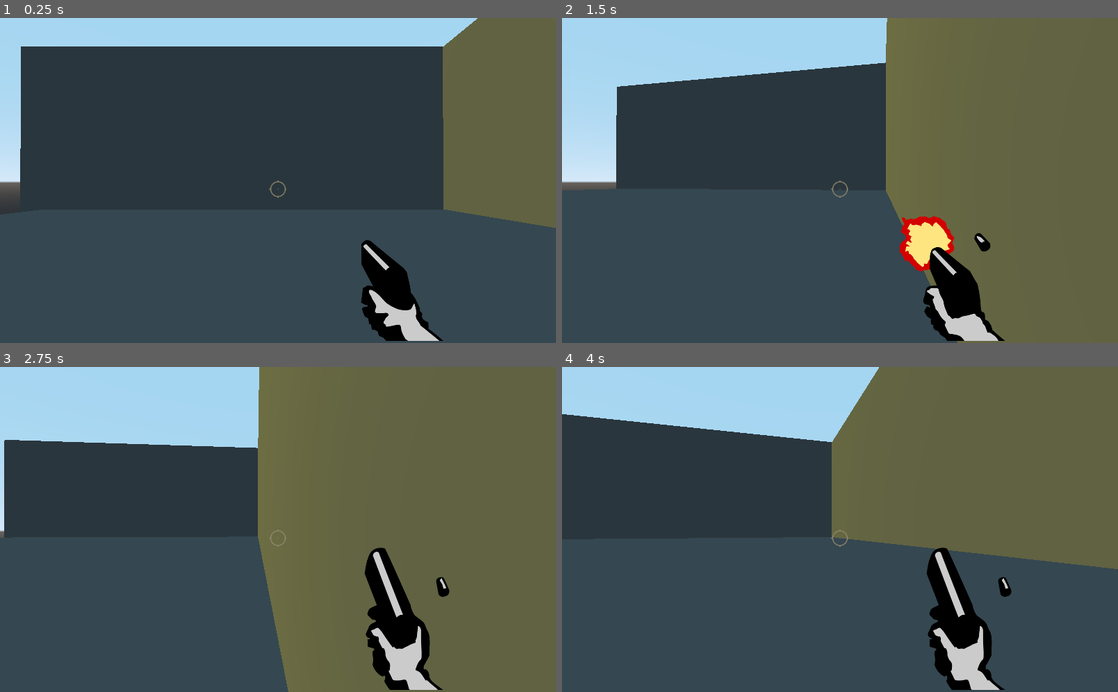
Above: before the commit, frames 1-4 (two rows, left to right).
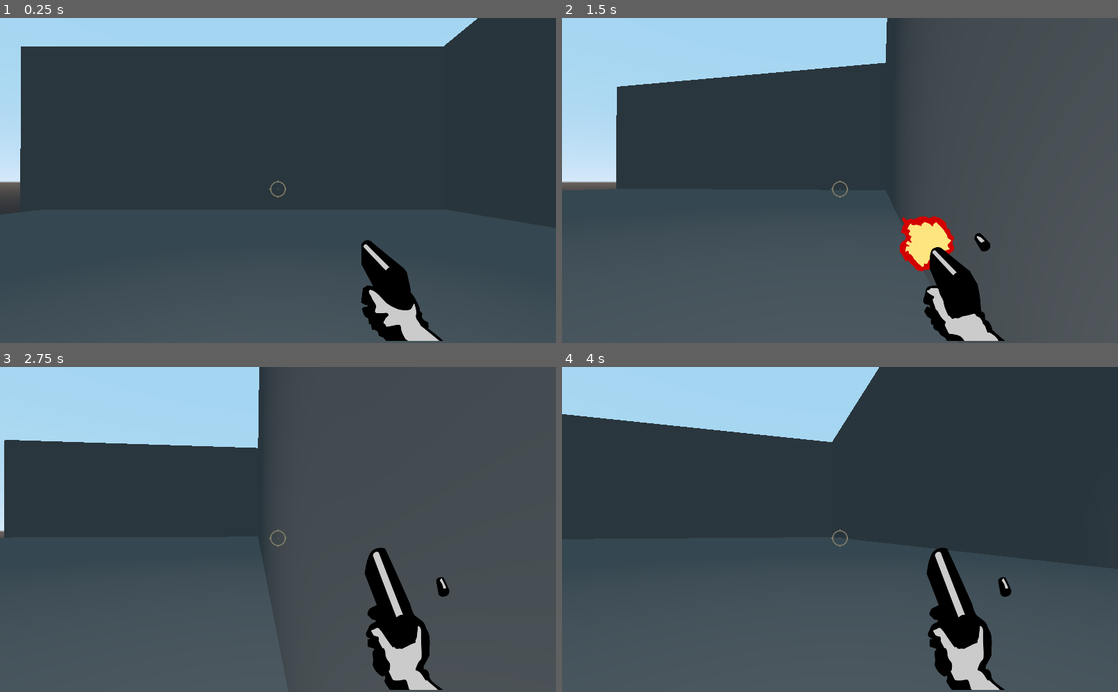
Above: after the commit, the same moments.

Repository: Andrew-Bubar/The-Fast-Shooter
Game: Godot game, scene res://main.tscn
Same seed, same stepped clock (60 frames per second), same inputs: the game is played once before the commit and once after it.
Inputs (mouse positions are in pixels of both pictures, inside the frame that each line leads up to):
- Up to frame 1 (0.25 s): no input
- Up to frame 2 (1.5 s): move the mouse to (867, 180) at 0.52 s; hold D (right) 0.53-1.28 s; tap 1 (Weapon1) at 0.6 s; move the mouse to (812, 180) at 1.27 s; hold S (backward) from 1.28 s (still down); tap 2 (Weapon2) at 1.35 s
- Up to frame 3 (2.75 s): move the mouse to (289, 523) at 2.02 s; release S (backward) at 2.03 s; hold D (right) from 2.03 s (still down); tap 3 (Weapon3) at 2.1 s
- Up to frame 4 (4 s): move the mouse to (834, 536) at 2.77 s; tap W (foward) at 2.85 s; move the mouse to (878, 532) at 3.52 s; release D (right) at 3.53 s; press the mouse at (878, 532) at 3.53 s; hold A (left) from 3.53 s (still down)

The runs differ from the first frame. In frame 1, 12% of the frame differs, in the area x 79-100%, y 0-65%; in frame 2, 23%; in frame 3, 41%, in the area x 46-100%, y 0-100%; in frame 4, 28%.

Commit message:
Added some basic lighting

Diff:
--- a/Objects/Gun1.tscn
+++ b/Objects/Gun1.tscn
@@ -9,3 +9,5 @@
 texture = ExtResource( 1 )
 hframes = 4
 script = ExtResource( 2 )
+
+[node name="RayCast" type="RayCast" parent="."]
--- a/Objects/Player.tscn
+++ b/Objects/Player.tscn
@@ -57,3 +57,6 @@
 __meta__ = {
 "_edit_use_anchors_": false
 }
+
+[node name="OmniLight" type="OmniLight" parent="."]
+omni_range = 10.1485
--- a/main.tscn
+++ b/main.tscn
@@ -51,10 +51,6 @@
 [node name="CollisionShape" type="CollisionShape" parent="MeshInstance3/StaticBody"]
 shape = SubResource( 3 )
 
-[node name="DirectionalLight" type="DirectionalLight" parent="."]
-transform = Transform( 0.158968, 0, 0.987284, 0, 1, 0, -0.987284, 0, 0.158968, 0, 0, 0 )
-light_color = Color( 1, 0.956863, 0.317647, 1 )
-
 [node name="Player" parent="." instance=ExtResource( 1 )]
 transform = Transform( 1, 0, 0, 0, 1, 0, 0, 0, 1, -8.63066, 2.14128, 0.717115 )
 speed = 20.0
